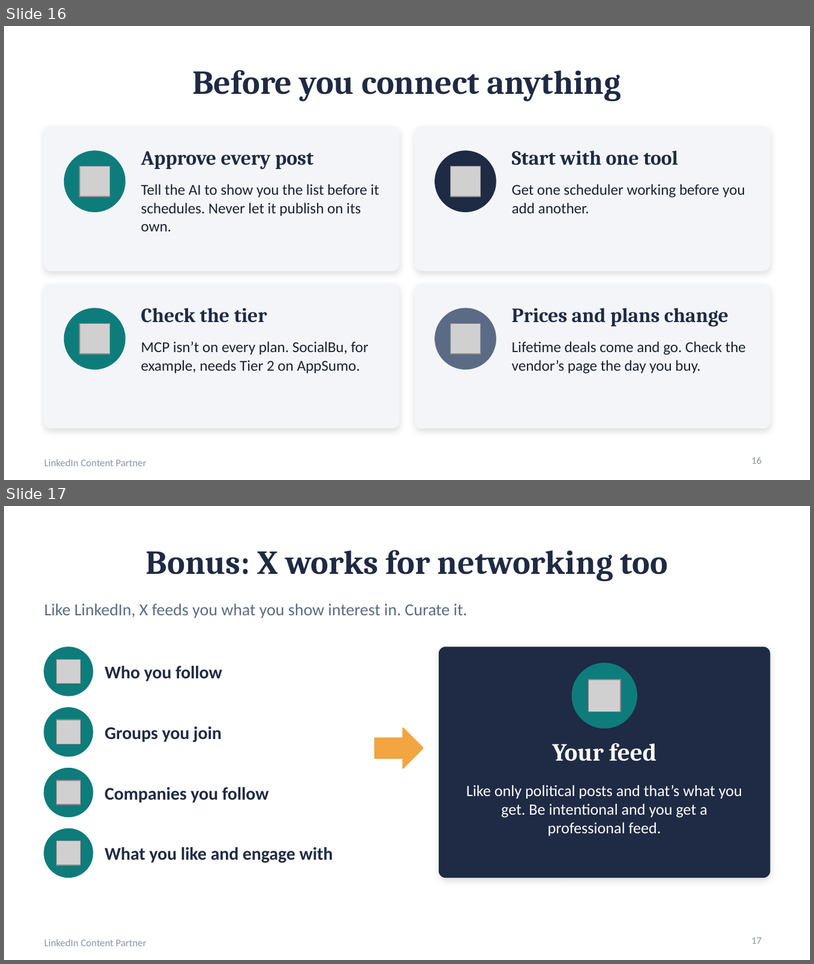
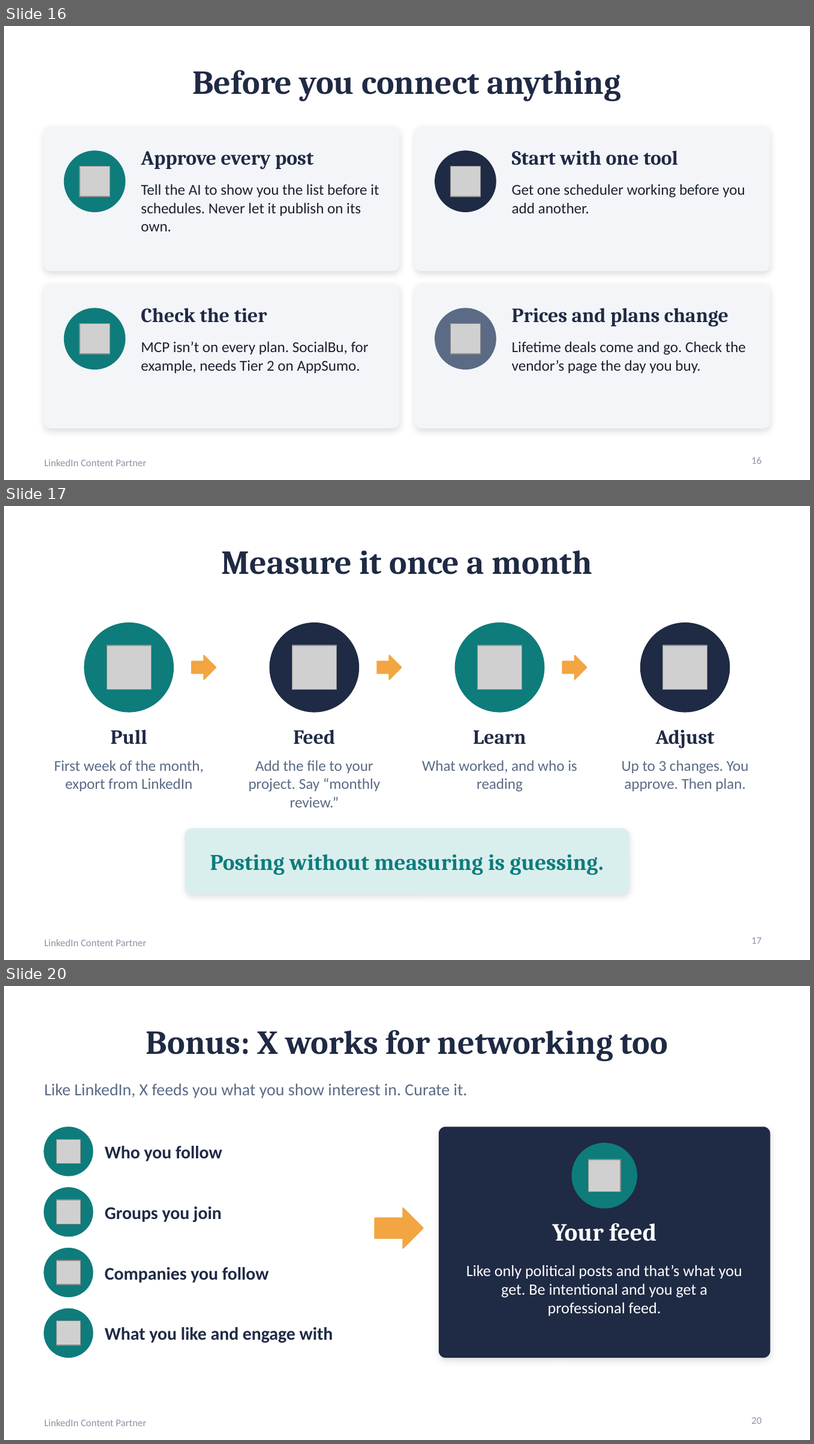
Before and after one commit to crystaljonespmp/LinkedIn-Content-Partner, a slide deck: PowerPoint/LinkedIn-Content-Partner-Slides.pptx. Shown one above the other, each under a label of ours: slides 16 and 17 before the commit, slides 16, 17 and 20 after it; the slides between them are not shown. The pictures are 814x964 and 814x1444 pixels, drawn with LibreOffice and Linux fonts; fonts in the diff are those of the drawing; grey boxes stand for pictures. Boxes give left, top, right and bottom in pixels: in the first picture for what was removed or moved away, otherwise in the second. Text is boxed around its words. In the diff, an @@ line names an element or a change of style, - is before the commit and + after.

```diff
--- a/PowerPoint/LinkedIn-Content-Partner-Slides.pptx
+++ b/PowerPoint/LinkedIn-Content-Partner-Slides.pptx
@@ slide 17 added at (4,506,810,960), background #FFFFFF; not listed: 1 template element that a slide beside it also shows @@
@@ title added at (222,550,593,574), 30 pt, text #1F2A44, bold @@
+Measure it once a month
@@ ellipse added at (84,623,173,712), fill #0E7C7B, outline #0E7C7B 1 pt @@
@@ ellipse added at (270,623,359,712), fill #1F2A44, outline #1F2A44 1 pt @@
@@ ellipse added at (456,623,544,712), fill #0E7C7B, outline #0E7C7B 1 pt @@
@@ ellipse added at (641,623,730,712), fill #1F2A44, outline #1F2A44 1 pt @@
@@ picture added at (107,646,151,690) @@
@@ picture added at (293,646,337,690) @@
@@ picture added at (478,646,522,690) @@
@@ picture added at (663,646,708,690) @@
@@ right arrow added at (192,655,216,679), fill #F2A541, outline #F2A541 1 pt @@
@@ right arrow added at (377,655,402,679), fill #F2A541, outline #F2A541 1 pt @@
@@ right arrow added at (563,655,587,679), fill #F2A541, outline #F2A541 1 pt @@
@@ text added at (111,729,147,744), 18 pt, text #1F2A44, bold @@
+Pull
@@ text added at (293,729,335,744), 18 pt, text #1F2A44, bold @@
+Feed
@@ text added at (473,730,527,744), 18 pt, text #1F2A44, bold @@
+Learn
@@ text added at (656,729,715,748), 18 pt, text #1F2A44, bold @@
+Adjust
@@ text added at (54,760,204,791), 13.5 pt, text #5B6B85 @@
+First week of the month, export from LinkedIn
@@ text added at (249,760,380,807), 13.5 pt, text #5B6B85 @@
+Add the file to your project. Say “monthly review.”
@@ text added at (422,760,578,792), 13.5 pt, text #5B6B85 @@
+What worked, and who is reading
@@ text added at (622,760,749,791), 13.5 pt, text #5B6B85 @@
+Up to 3 changes. You approve. Then plan.
@@ rounded rectangle added at (185,829,629,893), fill #D9EFEE, outline #D9EFEE 1 pt @@
@@ text added at (210,854,603,874), 20 pt, text #0E7C7B, bold @@
+Posting without measuring is guessing.
@@ page number added at (752,937,762,943), 9 pt, text #8A94A6 @@
+17
@@ what was slide 17 is now slide 20 @@
@@ page number at (752,1417,762,1423): text changed @@
-17
+20
```
Also in this commit, not shown: 2 other slides added, 5 other files.
